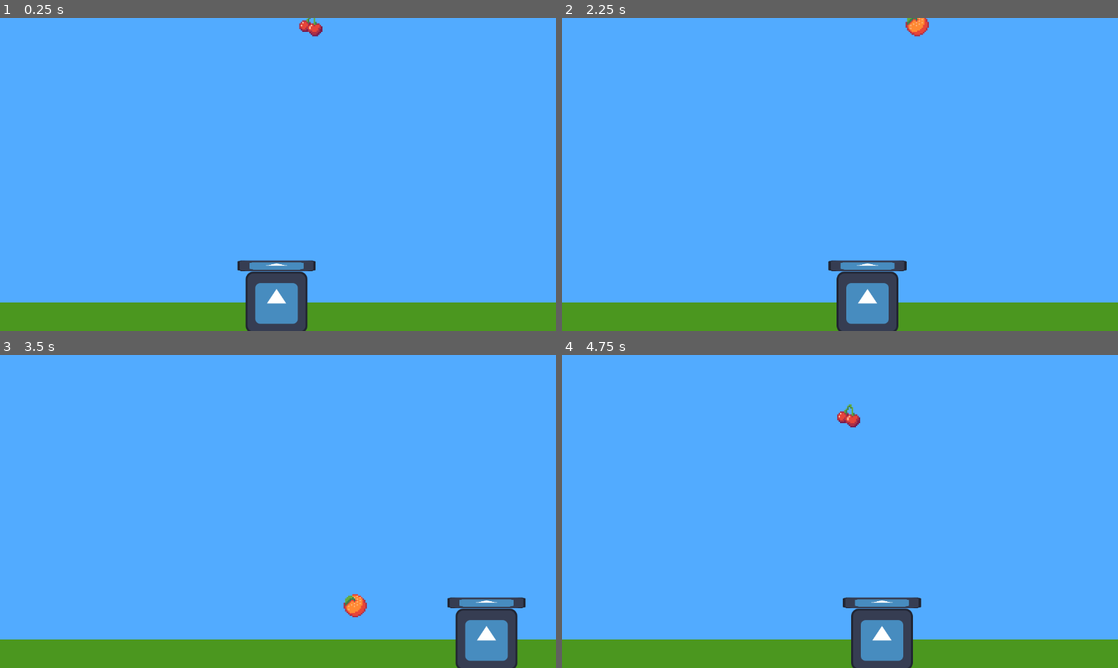
Above: before the commit, frames 1-4 (two rows, left to right).
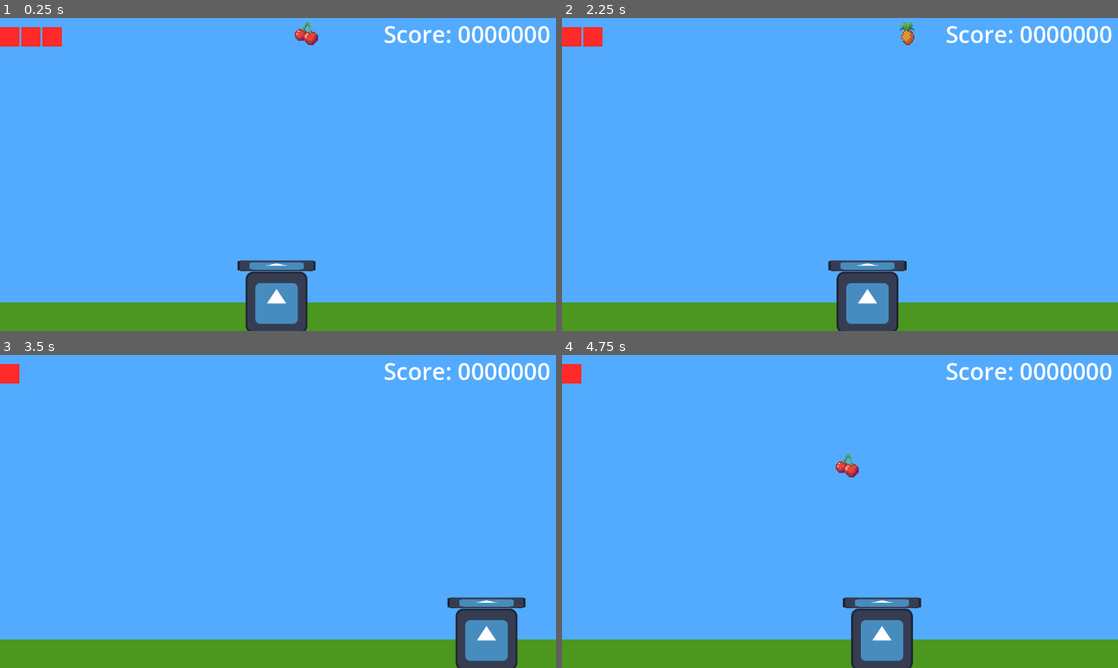
Above: after the commit, the same moments.

Repository: guilhermeSciascio00/FruitDrop
Game: Godot game, scene res://Scenes/game_scene.tscn
Two runs of this game, one before a commit and one after it. Both use one fixed random seed, a clock stepped at 60 frames per second and the inputs below. The engine's default icon, where the game draws it, is replaced by a stand-in: a white triangle on a blue panel in a dark square.
Inputs:
- Up to frame 1 (0.25 s): no input
- Up to frame 2 (2.25 s): hold D (MoveRight) 0.53-1.28 s; hold A (MoveLeft) 1.28-2.03 s; hold D (MoveRight) from 2.03 s (still down)
- Up to frame 3 (3.5 s): keep holding D (MoveRight)
- Up to frame 4 (4.75 s): release D (MoveRight) at 3.53 s; hold A (MoveLeft) from 3.53 s (still down)

The runs differ from the first frame. In frame 1, 1.7% of the frame differs, in the area x 0-99%, y 0-10%; in frame 2, 1.5%; in frame 3, 1.2%; in frame 4, 1.3%.

Commit message:
Game_UI and Minor Improvements
Now the game has an informative UI, the player can see its current score, remaining lives and which powerup is active.
More fruits and hazards were also added.

Diff:
--- /dev/null
+++ b/fruit-drop/Resources/FruitRes/item_apple.tres
@@ -0,0 +1,13 @@
+[gd_resource type="Resource" script_class="ItemRes" load_steps=3 format=3 uid="uid://bbacq1wwfopl3"]
+
+[ext_resource type="Script" uid="uid://ftfcok65dkhu" path="res://Resources/Item_Resource.gd" id="1_6a0pq"]
+[ext_resource type="Texture2D" uid="uid://xw2ogygw6p54" path="res://Sprites/apple.tres" id="1_6mg2m"]
+
+[resource]
+script = ExtResource("1_6a0pq")
+item_texture = ExtResource("1_6mg2m")
+item_name = "Apple"
+item_points = 250
+item_drop_speed = 80.0
+powerup_type = 2
+metadata/_custom_type_script = "uid://ftfcok65dkhu"
--- a/fruit-drop/Resources/FruitRes/item_banana.tres
+++ b/fruit-drop/Resources/FruitRes/item_banana.tres
@@ -8,6 +8,6 @@
 item_texture = ExtResource("1_ehb5f")
 item_name = "Banana"
 item_points = 150
-item_drop_speed = 1.0
+item_drop_speed = 50.0
 powerup_type = 2
 metadata/_custom_type_script = "uid://ftfcok65dkhu"
--- a/fruit-drop/Resources/FruitRes/item_cherry.tres
+++ b/fruit-drop/Resources/FruitRes/item_cherry.tres
@@ -8,6 +8,6 @@
 item_texture = ExtResource("1_i6xay")
 item_name = "Cherry"
 item_points = 175
-item_drop_speed = 1.0
+item_drop_speed = 40.0
 powerup_type = 2
 metadata/_custom_type_script = "uid://ftfcok65dkhu"
--- /dev/null
+++ b/fruit-drop/Resources/FruitRes/item_grapes.tres
@@ -0,0 +1,13 @@
+[gd_resource type="Resource" script_class="ItemRes" load_steps=3 format=3 uid="uid://bpkqslohrhol5"]
+
+[ext_resource type="Texture2D" uid="uid://cjqrmvkr7bxbr" path="res://Sprites/grapes.tres" id="1_arw1k"]
+[ext_resource type="Script" uid="uid://ftfcok65dkhu" path="res://Resources/Item_Resource.gd" id="1_ltrjp"]
+
+[resource]
+script = ExtResource("1_ltrjp")
+item_texture = ExtResource("1_arw1k")
+item_name = "Grapes"
+item_points = 400
+item_drop_speed = 100.0
+powerup_type = 2
+metadata/_custom_type_script = "uid://ftfcok65dkhu"
--- a/fruit-drop/Resources/FruitRes/item_orange.tres
+++ b/fruit-drop/Resources/FruitRes/item_orange.tres
@@ -7,6 +7,6 @@
 script = ExtResource("2_3hyan")
 item_texture = ExtResource("1_dd4gi")
 item_points = 250
-item_drop_speed = 8.0
+item_drop_speed = 30.0
 powerup_type = 2
 metadata/_custom_type_script = "uid://ftfcok65dkhu"
--- /dev/null
+++ b/fruit-drop/Resources/FruitRes/item_pineapple.tres
@@ -0,0 +1,12 @@
+[gd_resource type="Resource" script_class="ItemRes" load_steps=3 format=3 uid="uid://b3qxjb4skbggl"]
+
+[ext_resource type="Script" uid="uid://ftfcok65dkhu" path="res://Resources/Item_Resource.gd" id="1_01d46"]
+[ext_resource type="Texture2D" uid="uid://cplyyj6mnb6g7" path="res://Sprites/pineapple.tres" id="1_g6wm7"]
+
+[resource]
+script = ExtResource("1_01d46")
+item_texture = ExtResource("1_g6wm7")
+item_name = "Pineaple"
+item_points = 350
+item_drop_speed = 60.0
+metadata/_custom_type_script = "uid://ftfcok65dkhu"
--- /dev/null
+++ b/fruit-drop/Resources/HazardRes/poisoned_apple.tres
@@ -0,0 +1,14 @@
+[gd_resource type="Resource" script_class="ItemRes" load_steps=3 format=3 uid="uid://ba2e5vqqxksmr"]
+
+[ext_resource type="Texture2D" uid="uid://xw2ogygw6p54" path="res://Sprites/apple.tres" id="1_4abc7"]
+[ext_resource type="Script" uid="uid://ftfcok65dkhu" path="res://Resources/Item_Resource.gd" id="1_su4qe"]
+
+[resource]
+script = ExtResource("1_su4qe")
+item_texture = ExtResource("1_4abc7")
+item_name = "PoisonedApple"
+item_points = -400
+item_drop_speed = 120.0
+item_type = 2
+powerup_type = 2
+metadata/_custom_type_script = "uid://ftfcok65dkhu"
--- a/fruit-drop/Resources/HazardRes/poisoned_banana.tres
+++ b/fruit-drop/Resources/HazardRes/poisoned_banana.tres
@@ -8,6 +8,6 @@
 item_texture = ExtResource("1_cfidb")
 item_name = "PoisonedBanana"
 item_points = -100
-item_drop_speed = 6.0
+item_drop_speed = 72.0
 item_type = 2
 metadata/_custom_type_script = "uid://ftfcok65dkhu"
--- a/fruit-drop/Resources/HazardRes/poisoned_cherry.tres
+++ b/fruit-drop/Resources/HazardRes/poisoned_cherry.tres
@@ -6,7 +6,8 @@
 [resource]
 script = ExtResource("1_nu2aj")
 item_texture = ExtResource("1_twc6p")
+item_name = "PoisonedCherry"
 item_points = -125
-item_drop_speed = 8.0
+item_drop_speed = 72.0
 item_type = 2
 metadata/_custom_type_script = "uid://ftfcok65dkhu"
--- /dev/null
+++ b/fruit-drop/Resources/HazardRes/poisoned_orange.tres
@@ -0,0 +1,14 @@
+[gd_resource type="Resource" script_class="ItemRes" load_steps=3 format=3 uid="uid://dgak24nfa1u6l"]
+
+[ext_resource type="Texture2D" uid="uid://drhct46ufpoos" path="res://Sprites/Orange.tres" id="1_bxkhi"]
+[ext_resource type="Script" uid="uid://ftfcok65dkhu" path="res://Resources/Item_Resource.gd" id="1_ve8e4"]
+
+[resource]
+script = ExtResource("1_ve8e4")
+item_texture = ExtResource("1_bxkhi")
+item_name = "PoisonedOrange"
+item_points = -200
+item_drop_speed = 72.0
+item_type = 2
+powerup_type = 2
+metadata/_custom_type_script = "uid://ftfcok65dkhu"
--- a/fruit-drop/Resources/PowerRes/size_increase.tres
+++ b/fruit-drop/Resources/PowerRes/size_increase.tres
@@ -7,7 +7,7 @@
 script = ExtResource("1_g031m")
 item_texture = ExtResource("1_klliq")
 item_name = "SizeIncreasePowerUP"
-item_drop_speed = 12.0
+item_drop_speed = 80.0
 item_type = 1
 powerup_type = 1
 powerup_duration = 3.0
--- a/fruit-drop/Resources/PowerRes/speed_powerUp.tres
+++ b/fruit-drop/Resources/PowerRes/speed_powerUp.tres
@@ -7,7 +7,7 @@
 script = ExtResource("1_0ihob")
 item_texture = ExtResource("1_1vyph")
 item_name = "SpeedPowerUp"
-item_drop_speed = 12.0
+item_drop_speed = 80.0
 item_type = 1
 powerup_duration = 3.0
 metadata/_custom_type_script = "uid://ftfcok65dkhu"
--- /dev/null
+++ b/fruit-drop/Resources/Sets/ItemSet01.tres
@@ -0,0 +1,15 @@
+[gd_resource type="Resource" script_class="ItemsSet" load_steps=9 format=3 uid="uid://be80apjj3f8kt"]
+
+[ext_resource type="Resource" uid="uid://0dhqvef1ys5k" path="res://Resources/PowerRes/size_increase.tres" id="1_e6sb3"]
+[ext_resource type="Script" uid="uid://c0bwvphepgp3k" path="res://Resources/Items_Set_Res.gd" id="1_tbps5"]
+[ext_resource type="Resource" uid="uid://cv4fsdq6hk0dv" path="res://Resources/PowerRes/speed_powerUp.tres" id="2_ajtqo"]
+[ext_resource type="Resource" uid="uid://dgak24nfa1u6l" path="res://Resources/HazardRes/poisoned_orange.tres" id="3_pqrnu"]
+[ext_resource type="Resource" uid="uid://cdy38x80vmajh" path="res://Resources/HazardRes/poisoned_banana.tres" id="4_0xqni"]
+[ext_resource type="Resource" uid="uid://bbacq1wwfopl3" path="res://Resources/FruitRes/item_apple.tres" id="5_dcoaj"]
+[ext_resource type="Resource" uid="uid://b3qxjb4skbggl" path="res://Resources/FruitRes/item_pineapple.tres" id="6_ii2wf"]
+[ext_resource type="Resource" uid="uid://bpkqslohrhol5" path="res://Resources/FruitRes/item_grapes.tres" id="7_n7n0k"]
+
+[resource]
+script = ExtResource("1_tbps5")
+itemslist = Array[Resource]([ExtResource("1_e6sb3"), ExtResource("2_ajtqo"), ExtResource("3_pqrnu"), ExtResource("3_pqrnu"), ExtResource("4_0xqni"), ExtResource("5_dcoaj"), ExtResource("5_dcoaj"), ExtResource("5_dcoaj"), ExtResource("6_ii2wf"), ExtResource("7_n7n0k"), ExtResource("6_ii2wf")])
+metadata/_custom_type_script = "uid://c0bwvphepgp3k"
--- /dev/null
+++ b/fruit-drop/Resources/Sets/ItemSet02.tres
@@ -0,0 +1,12 @@
+[gd_resource type="Resource" script_class="ItemsSet" load_steps=6 format=3 uid="uid://d81gwoktxf7u"]
+
+[ext_resource type="Script" uid="uid://c0bwvphepgp3k" path="res://Resources/Items_Set_Res.gd" id="1_0mmli"]
+[ext_resource type="Resource" uid="uid://ba2e5vqqxksmr" path="res://Resources/HazardRes/poisoned_apple.tres" id="1_bp3hc"]
+[ext_resource type="Resource" uid="uid://cdy38x80vmajh" path="res://Resources/HazardRes/poisoned_banana.tres" id="2_neso7"]
+[ext_resource type="Resource" uid="uid://cbrrdweg7b377" path="res://Resources/HazardRes/poisoned_cherry.tres" id="3_c50ik"]
+[ext_resource type="Resource" uid="uid://dgak24nfa1u6l" path="res://Resources/HazardRes/poisoned_orange.tres" id="4_ici43"]
+
+[resource]
+script = ExtResource("1_0mmli")
+itemslist = Array[Resource]([ExtResource("1_bp3hc"), ExtResource("2_neso7"), ExtResource("3_c50ik"), ExtResource("4_ici43"), ExtResource("1_bp3hc"), ExtResource("1_bp3hc"), ExtResource("3_c50ik")])
+metadata/_custom_type_script = "uid://c0bwvphepgp3k"
--- a/fruit-drop/Scenes/game_scene.tscn
+++ b/fruit-drop/Scenes/game_scene.tscn
@@ -1,10 +1,14 @@
-[gd_scene load_steps=4 format=3 uid="uid://bnvqpftqfladg"]
+[gd_scene load_steps=7 format=3 uid="uid://bnvqpftqfladg"]
 
+[ext_resource type="Script" uid="uid://dubkpj6a6bhxc" path="res://Scripts/GameScene.gd" id="1_fiftr"]
 [ext_resource type="PackedScene" uid="uid://btdccmopd8ux1" path="res://Scenes/item_spawner.tscn" id="1_x87qo"]
+[ext_resource type="Texture2D" uid="uid://buqhdd2rum2f1" path="res://Sprites/Boots.png" id="2_1ixah"]
 [ext_resource type="PackedScene" uid="uid://l6ixcys8qwp6" path="res://Scenes/player.tscn" id="2_b6fju"]
 [ext_resource type="PackedScene" uid="uid://3co0fhih7al" path="res://Scenes/Item_cleaner.tscn" id="3_6h5vk"]
+[ext_resource type="Texture2D" uid="uid://dach7doks42md" path="res://Sprites/fruibowl.png" id="3_rgj8m"]
 
 [node name="GameScene" type="Node2D"]
+script = ExtResource("1_fiftr")
 
 [node name="Background" type="Node" parent="."]
 
@@ -24,7 +28,63 @@
 scale = Vector2(44.767975, 19.839924)
 color = Color(0.32, 0.6713333, 1, 1)
 
+[node name="GameUI" type="Node" parent="."]
+
+[node name="CanvasLayer" type="CanvasLayer" parent="GameUI"]
+
+[node name="ScoreText" type="RichTextLabel" parent="GameUI/CanvasLayer"]
+anchors_preset = 1
+anchor_left = 1.0
+anchor_right = 1.0
+offset_left = -318.0
+offset_bottom = 67.0
+grow_horizontal = 0
+theme_override_font_sizes/normal_font_size = 48
+text = "Score: 000000"
+fit_content = true
+autowrap_mode = 0
+horizontal_alignment = 1
+vertical_alignment = 1
+
+[node name="Lives" type="HBoxContainer" parent="GameUI/CanvasLayer"]
+offset_top = 19.0
+offset_right = 128.0
+offset_bottom = 59.0
+
+[node name="ColorRect" type="ColorRect" parent="GameUI/CanvasLayer/Lives"]
+custom_minimum_size = Vector2(40, 0)
+layout_mode = 2
+color = Color(1, 0.16000003, 0.16000003, 1)
+
+[node name="ColorRect2" type="ColorRect" parent="GameUI/CanvasLayer/Lives"]
+custom_minimum_size = Vector2(40, 0)
+layout_mode = 2
+color = Color(1, 0.16000003, 0.16000003, 1)
+
+[node name="ColorRect3" type="ColorRect" parent="GameUI/CanvasLayer/Lives"]
+custom_minimum_size = Vector2(40, 0)
+layout_mode = 2
+color = Color(1, 0.16000003, 0.16000003, 1)
+
+[node name="Powerups" type="VBoxContainer" parent="GameUI/CanvasLayer"]
+offset_top = 107.0
+offset_right = 40.0
+offset_bottom = 147.0
+
+[node name="Speed_PW" type="TextureRect" parent="GameUI/CanvasLayer/Powerups"]
+visible = false
+layout_mode = 2
+texture = ExtResource("2_1ixah")
+expand_mode = 4
+
+[node name="Size_PW" type="TextureRect" parent="GameUI/CanvasLayer/Powerups"]
+visible = false
+layout_mode = 2
+texture = ExtResource("3_rgj8m")
+expand_mode = 4
+
 [node name="ItemSpawner" parent="." instance=ExtResource("1_x87qo")]
+spawn_offset = 80.0
 
 [node name="Player" parent="." instance=ExtResource("2_b6fju")]
 unique_name_in_owner = true
@@ -34,4 +94,6 @@
 [node name="ItemCleaner" parent="." instance=ExtResource("3_6h5vk")]
 position = Vector2(0, 794)
 
+[connection signal="on_damage_taken" from="Player" to="." method="_on_player_on_damage_taken"]
 [connection signal="on_game_over" from="Player" to="ItemSpawner" method="_on_player_on_game_over"]
+[connection signal="on_powerup_taken" from="Player" to="." method="_on_player_on_powerup_taken"]
--- a/fruit-drop/Scenes/item_base.tscn
+++ b/fruit-drop/Scenes/item_base.tscn
@@ -1,7 +1,8 @@
-[gd_scene load_steps=5 format=3 uid="uid://egrmgv5yj3ux"]
+[gd_scene load_steps=6 format=3 uid="uid://egrmgv5yj3ux"]
 
 [ext_resource type="Script" uid="uid://bncedo2qlyrjw" path="res://Scripts/item_base.gd" id="1_q7odv"]
 [ext_resource type="Resource" uid="uid://b786d445ob6k0" path="res://Resources/Sets/ItemSet00.tres" id="2_qmjsp"]
+[ext_resource type="Resource" uid="uid://be80apjj3f8kt" path="res://Resources/Sets/ItemSet01.tres" id="3_b45y3"]
 [ext_resource type="Texture2D" uid="uid://bm82p0htkaxqp" path="res://Sprites/Banana.tres" id="3_ci6cl"]
 
 [sub_resource type="CircleShape2D" id="CircleShape2D_l5m4b"]
@@ -10,9 +11,9 @@
 [node name="ItemBase" type="RigidBody2D"]
 z_index = 4
 collision_layer = 2
-gravity_scale = 0.5
+gravity_scale = 0.8
 script = ExtResource("1_q7odv")
-set_list = Array[Resource]([ExtResource("2_qmjsp")])
+set_list = Array[Resource]([ExtResource("2_qmjsp"), ExtResource("3_b45y3")])
 
 [node name="CollisionShape2D" type="CollisionShape2D" parent="."]
 shape = SubResource("CircleShape2D_l5m4b")
--- a/fruit-drop/Scenes/item_spawner.tscn
+++ b/fruit-drop/Scenes/item_spawner.tscn
@@ -6,7 +6,7 @@
 [node name="ItemSpawner" type="Node2D"]
 script = ExtResource("1_cv47d")
 item_to_spawn = ExtResource("2_xswe0")
-spawn_offset = 5.0
+spawn_offset = 30.0
 
 [node name="SpawnTimer" type="Timer" parent="."]
 wait_time = 2.0
--- /dev/null
+++ b/fruit-drop/Scripts/GameScene.gd
@@ -0,0 +1,41 @@
+class_name GameScene extends Node2D
+
+#References
+@onready var score_text: RichTextLabel = $GameUI/CanvasLayer/ScoreText
+@onready var lives: HBoxContainer = $GameUI/CanvasLayer/Lives
+var lives_container : Array
+
+#PowerUps
+@onready var speed_pw: TextureRect = $GameUI/CanvasLayer/Powerups/Speed_PW
+@onready var size_pw: TextureRect = $GameUI/CanvasLayer/Powerups/Size_PW
+
+func _ready() -> void:
+	CurrencyManager.on_score_added.connect(update_score)
+	update_score()
+	lives_container = lives.get_children() if lives.get_child_count() > 0 else []
+
+func update_score() -> void:
+	score_text.text = "Score: %s " % str(CurrencyManager.current_score).pad_zeros(7)
+
+func _on_player_on_damage_taken(remaining_lives: int) -> void:
+	update_lives(remaining_lives)
+
+func _on_player_on_powerup_taken(pw_type: ItemRes.powerup_types, turnOff: bool) -> void:
+	update_powerUP(pw_type, turnOff)
+
+func update_lives(lives_amount : int) -> void:
+	if lives_container:
+		match(lives_amount):
+			2:
+				lives_container[2].visible = false
+			1:
+				lives_container[1].visible = false
+			0:
+				lives_container[0].visible = false
+
+func update_powerUP(powerUPType : ItemRes.powerup_types, turnOff : bool) -> void:
+	match powerUPType:
+		ItemRes.powerup_types.SPEED:
+			speed_pw.visible = !turnOff
+		ItemRes.powerup_types.SIZE_INCREASE:
+			size_pw.visible = !turnOff
--- a/fruit-drop/Scripts/currency_manager.gd
+++ b/fruit-drop/Scripts/currency_manager.gd
@@ -1,16 +1,18 @@
 extends Node
 
-var current_score : float = 0
-var high_score : float = 0
-var money_amount : float = 0
+var current_score : int = 0
+var high_score : int = 0
+var money_amount : int = 0
 
-const MAX_SCORE_CAP : float = 500.0
+const MAX_SCORE_CAP : int = 500
 
-func add_score(score_amount : float) -> void:
+signal on_score_added
+
+func add_score(score_amount : int) -> void:
 	current_score += score_amount
-
+	on_score_added.emit()
 	if score_amount > MAX_SCORE_CAP:
 		score_amount = MAX_SCORE_CAP
 
-	if current_score < 0:
+	if current_score < 0 or current_score - score_amount < 0:
 		current_score = 0
--- a/fruit-drop/Scripts/item_base.gd
+++ b/fruit-drop/Scripts/item_base.gd
@@ -3,7 +3,7 @@
 @export var set_list : Array[Resource]
 #Item attributes
 var item_name : String
-var item_points : float
+var item_points : int
 var item_drop_speed : float
 var item_type : ItemRes.item_types
 var power_up_type : ItemRes.powerup_types
@@ -16,6 +16,7 @@
 	spawn_item_from_list(get_set_list())
 	linear_velocity.y = item_drop_speed
 	poison_the_fruit()
+
 
 func get_set_list() -> Resource:
 	var set_list_to_use : Resource
--- a/fruit-drop/Scripts/player.gd
+++ b/fruit-drop/Scripts/player.gd
@@ -15,8 +15,9 @@
 @onready var power_up_01: Timer = $PowerUP01
 @onready var power_up_02: Timer = $PowerUP02
 
-
 signal on_game_over
+signal on_damage_taken(remaining_lives : int)
+signal on_powerup_taken(pw_type : ItemRes.powerup_types, turnOff : bool)
 
 func _physics_process(_delta: float) -> void:
 	if !is_game_over:
@@ -37,6 +38,7 @@
 
 func take_damage() -> void:
 	player_lives -= 1
+	on_damage_taken.emit(player_lives)
 	if player_lives <= 0:
 		player_lives = 0
 		is_game_over = true
@@ -58,6 +60,7 @@
 					player_speed *= 2
 					has_speed_powerUP = true
 					power_up_01.start()
+					on_powerup_taken.emit(body.power_up_type, false)
 
 				elif body.power_up_type == ItemRes.powerup_types.SIZE_INCREASE and not has_sizeI_powerUP:
 					power_up_02.wait_time = body.power_up_duration
@@ -65,6 +68,8 @@
 					fruit_gatherer.scale.x += 1
 					has_sizeI_powerUP = true
 					power_up_02.start()
+					on_powerup_taken.emit(body.power_up_type, false)
+
 				body.queue_free()
 
 			ItemRes.item_types.HAZARD:
@@ -78,7 +83,9 @@
 func _on_power_up_01_timeout() -> void:
 	has_speed_powerUP = false
 	player_speed = player_speed_temp
+	on_powerup_taken.emit(ItemRes.powerup_types.SPEED, true)
 
 func _on_power_up_02_timeout() -> void:
 	has_sizeI_powerUP = false
 	fruit_gatherer.scale.x = fruit_gatherer_sizeI_temp
+	on_powerup_taken.emit(ItemRes.powerup_types.SIZE_INCREASE, true)
--- a/fruit-drop/Scripts/upgrade_manager.gd
+++ b/fruit-drop/Scripts/upgrade_manager.gd
@@ -1,11 +1 @@
 extends Node
-
-
-# Called when the node enters the scene tree for the first time.
-func _ready() -> void:
-	pass # Replace with function body.
-
-
-# Called every frame. 'delta' is the elapsed time since the previous frame.
-func _process(delta: float) -> void:
-	pass
--- /dev/null
+++ b/fruit-drop/Sprites/apple.tres
@@ -0,0 +1,9 @@
+[gd_resource type="AtlasTexture" load_steps=2 format=3 uid="uid://xw2ogygw6p54"]
+
+[ext_resource type="Texture2D" uid="uid://cf1nmhi0en5c2" path="res://Assets/Fruit+.png" id="1_o75xc"]
+
+[resource]
+atlas = ExtResource("1_o75xc")
+region = Rect2(0, 0, 16, 16)
+margin = Rect2(0, 0.435, 0.05, 1.6)
+filter_clip = true
--- /dev/null
+++ b/fruit-drop/Sprites/grapes.tres
@@ -0,0 +1,9 @@
+[gd_resource type="AtlasTexture" load_steps=2 format=3 uid="uid://cjqrmvkr7bxbr"]
+
+[ext_resource type="Texture2D" uid="uid://cf1nmhi0en5c2" path="res://Assets/Fruit+.png" id="1_w4k5i"]
+
+[resource]
+atlas = ExtResource("1_w4k5i")
+region = Rect2(80, 0, 16, 16)
+margin = Rect2(0, 0.435, 0.05, 1.6)
+filter_clip = true
--- /dev/null
+++ b/fruit-drop/Sprites/pineapple.tres
@@ -0,0 +1,9 @@
+[gd_resource type="AtlasTexture" load_steps=2 format=3 uid="uid://cplyyj6mnb6g7"]
+
+[ext_resource type="Texture2D" uid="uid://cf1nmhi0en5c2" path="res://Assets/Fruit+.png" id="1_a3kbg"]
+
+[resource]
+atlas = ExtResource("1_a3kbg")
+region = Rect2(176, 16, 16, 16)
+margin = Rect2(0, 0.435, 0.05, 1.6)
+filter_clip = true
Not shown, added: fruit-drop/Scripts/GameScene.gd.uid
